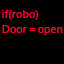
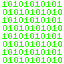
Comparing the layer stacks of the two 64×64 images. Changes:
added layer "Camada 10" above "Parede" over [2, 1, 62, 63]
hid "if(robo) Door = open" over [2, 10, 63, 35]
hid "Camada 0" over [0, 0, 64, 64]
